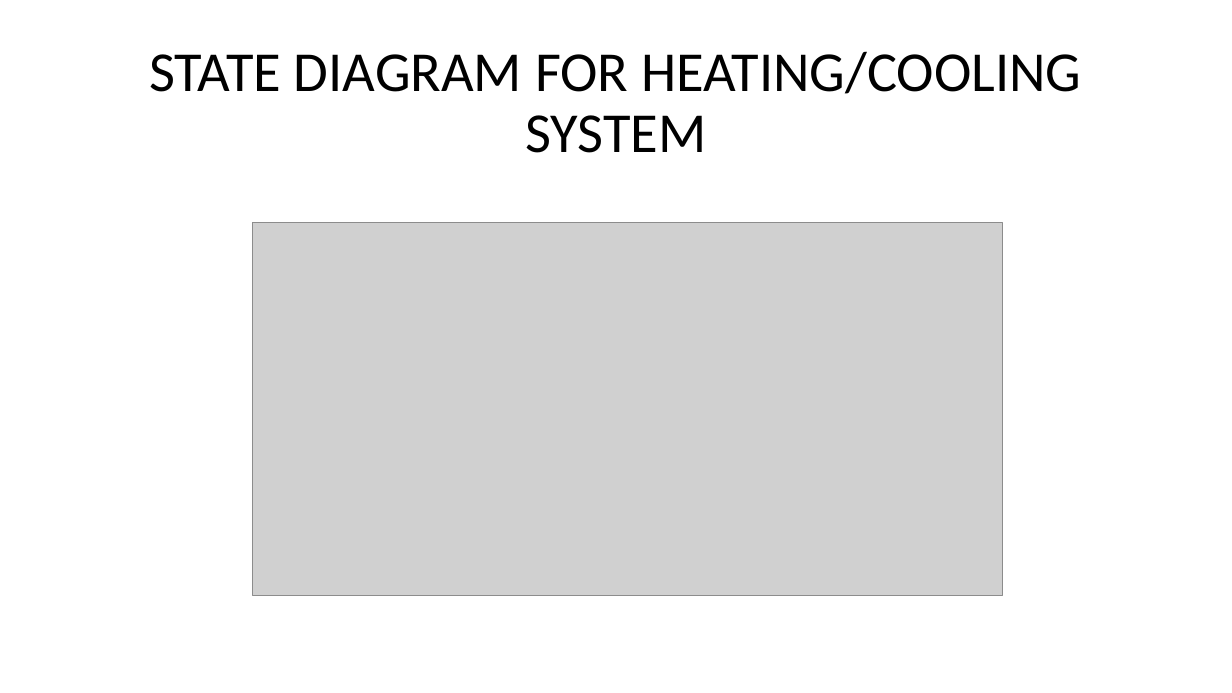
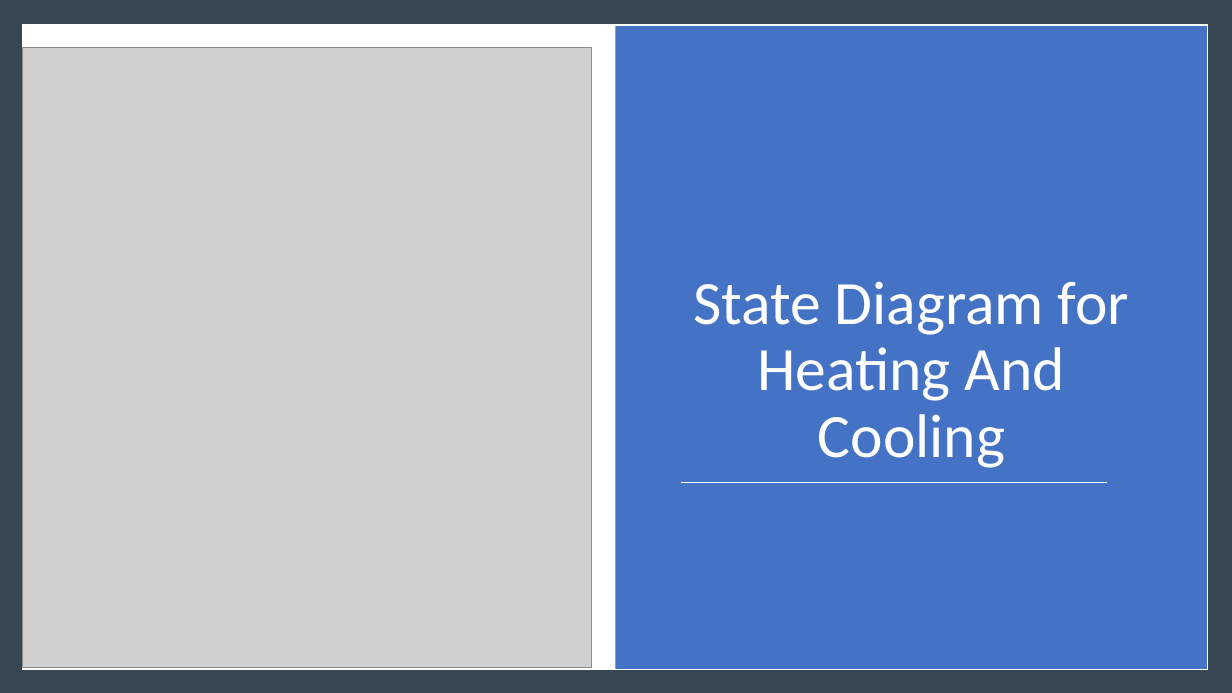
Before and after one commit to Microcontroller-Team-1/winter20-21, a slide deck: slide 9 of Project_Week_7&8/Precise Analysis.pptx. Drawn at 1232x693 pixels with LibreOffice and Linux fonts; fonts in the diff are those of the drawing; grey boxes stand for pictures. Boxes give left, top, right and bottom in pixels: in the first picture for what was removed or moved away, otherwise in the second. Text is boxed around its words. In the diff, an @@ line names an element or a change of style, - is before the commit and + after.

```diff
--- a/Project_Week_7&8/Precise Analysis.pptx
+++ b/Project_Week_7&8/Precise Analysis.pptx
@@ rectangle added at box(0, 0, 1232, 693), fill #364653 @@
@@ rectangle added at box(23, 25, 1208, 669), fill #FFFFFF, outline #FFFFFF 1 pt @@
@@ rectangle added at box(23, 25, 1208, 669), outline #FFFFFF 1 pt @@
@@ rectangle added at box(616, 25, 1208, 669), fill #4472C4 @@
@@ picture added at box(23, 48, 592, 668) @@
@@ title "State Diagram for Heating And ..." at box(693, 281, 1129, 468): vertical alignment middle to bottom @@
@@ picture removed at box(253, 223, 1003, 595) @@
@@ title at box(693, 281, 1129, 468): text changed; size 44 to 48 pt; text colour #000000 to #FFFFFF @@
-STATE DIAGRAM FOR HEATING/COOLING SYSTEM
+State Diagram for Heating And Cooling
@@ line added from (681, 482) to (1107, 482), #FFFFFF 0.5 pt @@
```
Also in this commit, not shown: 2 other slides changed.
